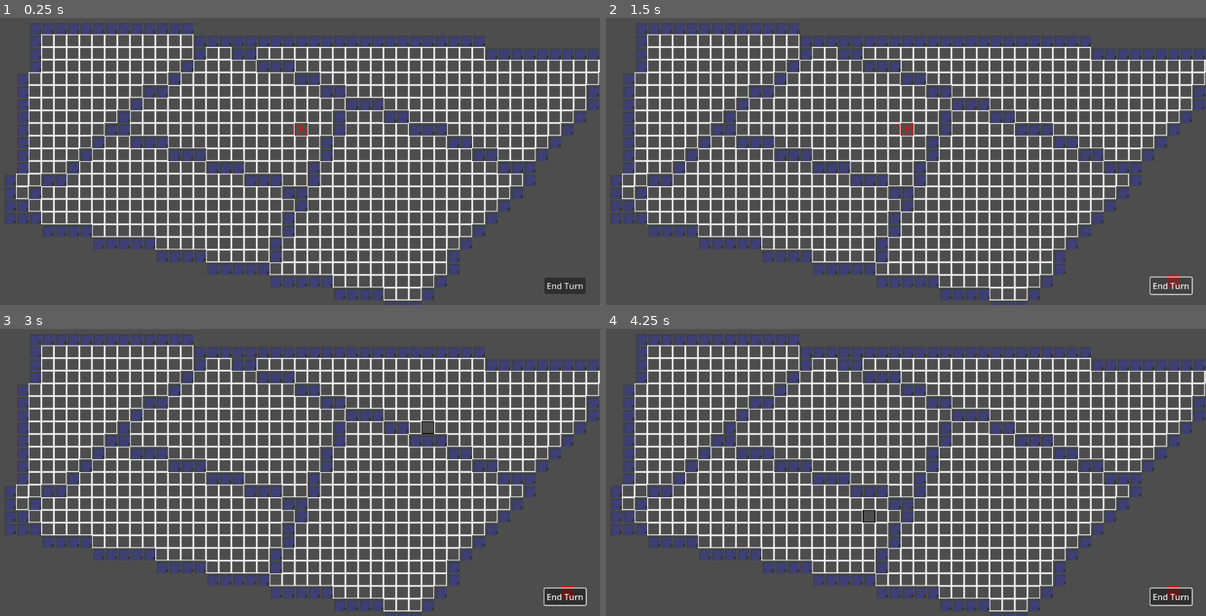
Above: before the commit, frames 1-4 (two rows, left to right).
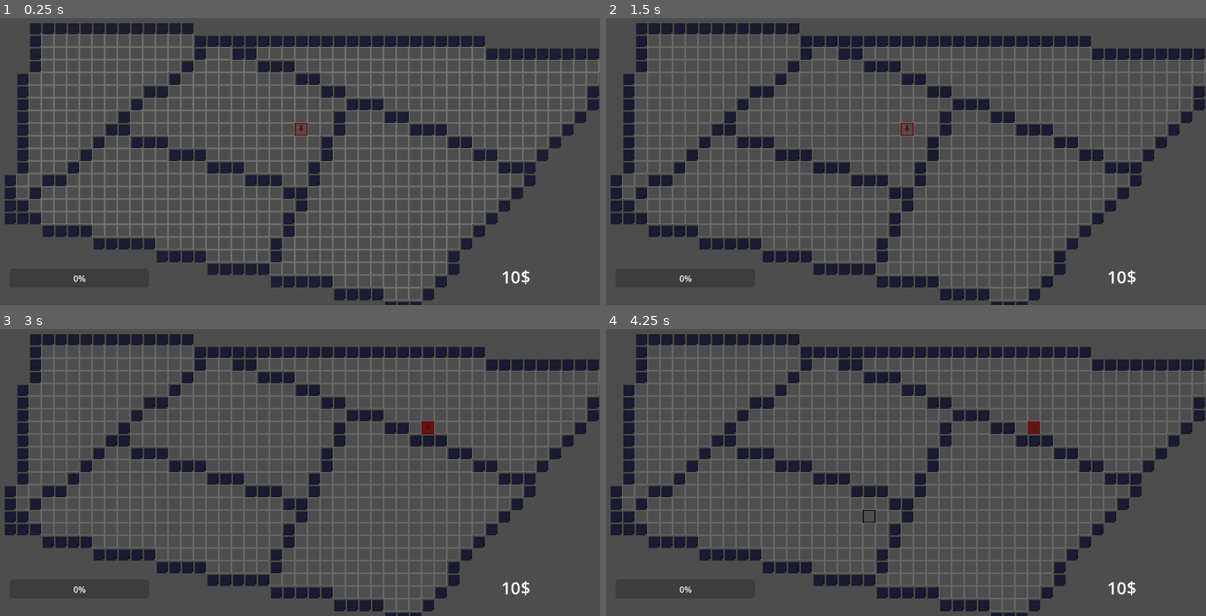
Above: after the commit, the same moments.

Repository: HitBox38/Blood-and-Dominion
Game: Godot game, scene res://Scenes/main_scene.tscn
The game is run twice, just before and just after one commit, with the same random seed, the same clock (stepped at 60 frames per second) and the same inputs. The engine's default icon, where the game draws it, is replaced by a stand-in: a white triangle on a blue panel in a dark square.
Inputs (mouse positions are in pixels of both pictures, inside the frame that each line leads up to):
- Up to frame 1 (0.25 s): no input
- Up to frame 2 (1.5 s): click (1170, 284) at 0.5 s, where only the run before the commit has a clickable "End Turn"; click (1170, 284) at 1.25 s, where only the run before the commit has a clickable "End Turn"
- Up to frame 3 (3 s): click (564, 595) at 2 s, where only the run before the commit has a clickable "End Turn"; tap Enter at 2.75 s; move the mouse to (432, 426) at 2.77 s; click (432, 426) at 2.92 s
- Up to frame 4 (4.25 s): tap Space at 3.5 s; drag from (780, 461) to (870, 512) at 3.52 s

The runs differ from the first frame. In frame 1, 31% of the frame differs, in the area x 0-100%, y 1-100%; in frame 2, 31%; in frame 3, 31%; in frame 4, 31%.

Commit message:
Resources First Commit
added suspicion, money.
blood needs rework

Diff:
--- /dev/null
+++ b/Nodes/blood_indicator.tscn
@@ -0,0 +1,11 @@
+[gd_scene load_steps=2 format=3 uid="uid://b0bcpfdmif4bq"]
+
+[ext_resource type="Script" path="res://Scripts/blood_indicator.gd" id="1_www1s"]
+
+[node name="Label" type="Label"]
+offset_left = 1002.0
+offset_top = 11.0
+offset_right = 1128.0
+offset_bottom = 34.0
+text = "6.1 lt."
+script = ExtResource("1_www1s")
--- a/Nodes/camera_2d.tscn
+++ b/Nodes/camera_2d.tscn
@@ -1,6 +1,6 @@
 [gd_scene load_steps=2 format=3 uid="uid://xh4mko155k85"]
 
-[ext_resource type="Script" path="res://Scripts/Camera2DMovement.gd" id="1_c4ybf"]
+[ext_resource type="Script" path="res://Scripts/camera_2d_movement.gd" id="1_c4ybf"]
 
 [node name="Camera2D" type="Camera2D"]
 position = Vector2(576, 324)
--- a/Nodes/canvas_night_node.tscn
+++ b/Nodes/canvas_night_node.tscn
@@ -1,6 +1,6 @@
 [gd_scene load_steps=2 format=3 uid="uid://bmymf2wru6hfv"]
 
-[ext_resource type="Script" path="res://Nodes/NightCycle.gd" id="1_ynbng"]
+[ext_resource type="Script" path="res://Scripts/night_cycle.gd" id="1_e3ura"]
 
 [node name="CanvasModulate" type="CanvasModulate"]
-script = ExtResource("1_ynbng")
+script = ExtResource("1_e3ura")
--- a/Nodes/city_map_node.tscn
+++ b/Nodes/city_map_node.tscn
@@ -1,10 +1,10 @@
 [gd_scene load_steps=11 format=3 uid="uid://bms2rbjike78j"]
 
 [ext_resource type="Texture2D" uid="uid://k5mtggpvtpyf" path="res://icon.svg" id="1_efylv"]
-[ext_resource type="Texture2D" uid="uid://b7rt5o338264o" path="res://Assets/Art/Borders.png" id="2_smr0p"]
-[ext_resource type="Texture2D" uid="uid://be34oyj8j51cn" path="res://Assets/Art/ControlMask.png" id="3_uyhbx"]
+[ext_resource type="Texture2D" uid="uid://b7rt5o338264o" path="res://Assets/Art/borders.png" id="2_ulji7"]
+[ext_resource type="Texture2D" uid="uid://be34oyj8j51cn" path="res://Assets/Art/control_mask.png" id="3_3en0w"]
 [ext_resource type="Texture2D" uid="uid://drabjr5pypcsc" path="res://Assets/Art/walls_tilesheet.png" id="4_j2pgv"]
-[ext_resource type="Script" path="res://Scripts/CityMap.gd" id="4_nhv28"]
+[ext_resource type="Script" path="res://Scripts/city_map.gd" id="5_q47h1"]
 
 [sub_resource type="TileSetAtlasSource" id="TileSetAtlasSource_bsqxv"]
 texture = ExtResource("1_efylv")
@@ -74,13 +74,13 @@
 7:7/0 = 0
 
 [sub_resource type="TileSetAtlasSource" id="TileSetAtlasSource_ht610"]
-texture = ExtResource("2_smr0p")
+texture = ExtResource("2_ulji7")
 0:0/0 = 0
 1:0/0 = 0
 2:0/0 = 0
 
 [sub_resource type="TileSetAtlasSource" id="TileSetAtlasSource_dolxr"]
-texture = ExtResource("3_uyhbx")
+texture = ExtResource("3_3en0w")
 0:0/0 = 0
 1:0/0 = 0
 2:0/0 = 0
@@ -132,5 +132,5 @@
 layer_1/tile_data = PackedInt32Array(-786463, 1, 0, -720927, 1, 0, -655391, 1, 0, -589855, 1, 0, -589856, 1, 0, -524320 …(8770 unchanged characters)…
 layer_2/name = "Control"
 layer_2/tile_data = PackedInt32Array(-262150, 196610, 0, -327686, 196610, 0, -393222, 196610, 0, -458758, 196610, 0, -5 …(31301 unchanged characters)…
-script = ExtResource("4_nhv28")
+script = ExtResource("5_q47h1")
 infection_max_time = 2.0
--- /dev/null
+++ b/Nodes/end_turn_btn.tscn
@@ -0,0 +1,9 @@
+[gd_scene format=3 uid="uid://ba1tplpfjqyl8"]
+
+[node name="Button" type="Button"]
+offset_left = 1072.0
+offset_top = 598.0
+offset_right = 1150.0
+offset_bottom = 629.0
+action_mode = 0
+text = "End Turn"
--- /dev/null
+++ b/Nodes/money_indicator.tscn
@@ -0,0 +1,12 @@
+[gd_scene load_steps=2 format=3 uid="uid://gt6wgoaneag7"]
+
+[ext_resource type="Script" path="res://Scripts/money_indicator.gd" id="1_rr1wl"]
+
+[node name="Label" type="Label"]
+anchors_preset = -1
+offset_left = 965.0
+offset_top = 572.0
+offset_right = 1139.0
+offset_bottom = 617.0
+theme_override_font_sizes/font_size = 32
+script = ExtResource("1_rr1wl")
--- /dev/null
+++ b/Nodes/suspition_bar.tscn
@@ -0,0 +1,10 @@
+[gd_scene load_steps=2 format=3 uid="uid://btbimtupjvmuh"]
+
+[ext_resource type="Script" path="res://Scripts/suspicion_bar.gd" id="1_l630w"]
+
+[node name="SuspitionBar" type="ProgressBar"]
+offset_left = 16.0
+offset_top = 588.0
+offset_right = 280.0
+offset_bottom = 624.0
+script = ExtResource("1_l630w")
--- a/Scenes/main_scene.tscn
+++ b/Scenes/main_scene.tscn
@@ -1,26 +1,46 @@
-[gd_scene load_steps=4 format=3 uid="uid://cmsym24flsyge"]
+[gd_scene load_steps=8 format=3 uid="uid://cmsym24flsyge"]
 
 [ext_resource type="PackedScene" uid="uid://bms2rbjike78j" path="res://Nodes/city_map_node.tscn" id="1_1n2f3"]
 [ext_resource type="PackedScene" uid="uid://xh4mko155k85" path="res://Nodes/camera_2d.tscn" id="2_xkvao"]
 [ext_resource type="PackedScene" uid="uid://bmymf2wru6hfv" path="res://Nodes/canvas_night_node.tscn" id="3_8u3od"]
+[ext_resource type="PackedScene" uid="uid://ba1tplpfjqyl8" path="res://Nodes/end_turn_btn.tscn" id="4_0hyxq"]
+[ext_resource type="Script" path="res://Scripts/ui_control.gd" id="4_mv4kg"]
+[ext_resource type="PackedScene" uid="uid://btbimtupjvmuh" path="res://Nodes/suspition_bar.tscn" id="6_u86mm"]
+[ext_resource type="PackedScene" uid="uid://gt6wgoaneag7" path="res://Nodes/money_indicator.tscn" id="7_l4or3"]
 
 [node name="Node2D" type="Node2D"]
 
-[node name="TileMap" parent="." instance=ExtResource("1_1n2f3")]
+[node name="WorldMap" parent="." instance=ExtResource("1_1n2f3")]
+infection_suspicion_chance = 0.2
+infection_suspicion_amount = 0.1
 
 [node name="Camera2D" parent="." instance=ExtResource("2_xkvao")]
 position = Vector2(592, 317)
 
-[node name="CanvasModulate" parent="." instance=ExtResource("3_8u3od")]
+[node name="TimeCycle" parent="." instance=ExtResource("3_8u3od")]
+color = Color(0.458824, 0.466667, 0.447059, 1)
 day_time = 10.0
 night_time = 15.0
 
-[node name="Button" type="Button" parent="."]
-offset_left = 1063.0
-offset_top = 589.0
-offset_right = 1141.0
-offset_bottom = 620.0
-action_mode = 0
-text = "End Turn"
+[node name="CanvasLayer" type="CanvasLayer" parent="."]
+script = ExtResource("4_mv4kg")
 
-[connection signal="pressed" from="Button" to="CanvasModulate" method="_on_button_pressed"]
+[node name="EndTurnBtn" parent="CanvasLayer" instance=ExtResource("4_0hyxq")]
+visible = false
+offset_left = 28.0
+offset_top = 11.0
+offset_right = 106.0
+offset_bottom = 42.0
+action_mode = 1
+
+[node name="SuspitionBar" parent="CanvasLayer" instance=ExtResource("6_u86mm")]
+offset_left = 34.0
+offset_top = 579.0
+offset_right = 298.0
+offset_bottom = 615.0
+
+[node name="Label" parent="CanvasLayer" instance=ExtResource("7_l4or3")]
+anchors_preset = 0
+
+[connection signal="cell_suspicious" from="WorldMap" to="CanvasLayer/SuspitionBar" method="_on_map_cell_suspicious"]
+[connection signal="pressed" from="CanvasLayer/EndTurnBtn" to="TimeCycle" method="_on_button_pressed"]
--- /dev/null
+++ b/Scripts/blood_indicator.gd
@@ -0,0 +1,18 @@
+extends Label
+
+@export var start_blood = 5.7
+
+var current_blood = 1.0
+
+var blood_to_lose = 0.7
+
+var blood_to_add = 0.5
+
+# Called when the node enters the scene tree for the first time.
+func _ready():
+	pass # Replace with function body.
+
+
+# Called every frame. 'delta' is the elapsed time since the previous frame.
+func _process(delta):
+	pass
--- a/Scripts/Camera2DMovement.gd
+++ b/Scripts/camera_2d_movement.gd
@@ -8,15 +8,16 @@
 
 func _input(event):
 	if event is InputEventMouseButton:
-		if event.button_index == MOUSE_BUTTON_RIGHT:
-			dragging = event.pressed
-			last_mouse_pos = get_local_mouse_position()
-		elif event.button_index == MOUSE_BUTTON_WHEEL_DOWN:
-			zoom -= Vector2(zoom_speed, zoom_speed)
-			zoom = Vector2(max(zoom.x, 0.5), max(zoom.y, 0.5))
-		elif event.button_index == MOUSE_BUTTON_WHEEL_UP:
-			zoom += Vector2(zoom_speed, zoom_speed)
-			zoom = Vector2(min(zoom.x, 3), min(zoom.y, 3))
+		match event.button_index:
+			MOUSE_BUTTON_RIGHT:
+				dragging = event.pressed
+				last_mouse_pos = get_local_mouse_position()
+			MOUSE_BUTTON_WHEEL_DOWN:
+				zoom -= Vector2(zoom_speed, zoom_speed)
+				zoom = Vector2(max(zoom.x, 0.5), max(zoom.y, 0.5))
+			MOUSE_BUTTON_WHEEL_UP:
+				zoom += Vector2(zoom_speed, zoom_speed)
+				zoom = Vector2(min(zoom.x, 3), min(zoom.y, 3))
 	elif event is InputEventMouseMotion:
 		if dragging:
 			var current_mouse_pos = get_local_mouse_position()
--- a/Scripts/CityMap.gd
+++ b/Scripts/city_map.gd
@@ -1,23 +1,23 @@
 extends TileMap
 
-var prevTileChanged = Vector2i.MAX
-
-var need_cell_selection = true
-var infected_cell_tiles = {}
-
-var infection_time = 0
 @export var infection_max_time = 10.0
 @export var infection_spread_min = 0.02
 @export var infection_spread_max = 0.15
 
-# Called when the node enters the scene tree for the first time.
-func _ready():
-	randomize()
-	pass
+@export var infection_suspicion_chance = 0.35
+@export var infection_suspicion_amount = 1.0
+
+signal cell_suspicious(amount:float)
+
+var prevTileChanged = Vector2i.MAX
+var need_cell_selection = true
+var infected_cell_tiles = {}
+var infection_time = 0
 
 # Called every frame. 'delta' is the elapsed time since the previous frame.
 func _process(delta):
-	spread_infection(delta)
+	if TimeCycle.is_day:
+		spread_infection(delta)
 	# changing selection cursor
 	if need_cell_selection:
 		change_selected(Vector2i(2, 0))
@@ -35,7 +35,6 @@
 func spread_infection(delta):
 	infection_time += delta
 
-
 	if infection_time > infection_max_time:
 		infection_time = 0
 		for i in range(infected_cell_tiles.size()):
@@ -49,6 +48,9 @@
 					var cell = surr_cells[l]
 					if get_cell_source_id(1, cell) == -1:
 						continue
+					randomize()
+					if randi_range(0, 100) / 100 <= infection_suspicion_chance: # if we didnt reach out of the chances
+						emit_signal("cell_suspicious", infection_suspicion_amount)
 					var infection_spreading = randf_range(infection_spread_min, infection_spread_max)
 					if !infected_cell_tiles.has(cell):
 						infected_cell_tiles[cell] = infection_spreading
@@ -70,6 +72,8 @@
 		if event is InputEventMouseButton:
 			if event.button_index == MOUSE_BUTTON_LEFT:
 				var tile = local_to_map(get_local_mouse_position())
+				if get_cell_atlas_coords(1, tile) != Vector2i(2, 0):
+					return
 				set_cell(2, tile, 2, Vector2i.ZERO)
 				if(infected_cell_tiles.is_empty()):
 					infected_cell_tiles = { tile : 1 }
--- /dev/null
+++ b/Scripts/money_indicator.gd
@@ -0,0 +1,35 @@
+extends Label
+
+@export var start_money = 10
+@export var seconds_to_money = 1.5
+
+var current_money:int = 0
+var money_to_add = 1
+var time = 0
+
+# Called when the node enters the scene tree for the first time.
+func _ready():
+	current_money = start_money
+
+# Called every frame. 'delta' is the elapsed time since the previous frame.
+func _process(delta):
+	text = str(current_money) + "$"
+	if TimeCycle.is_day:
+		add_money_timed(delta)
+
+func add_money_timed(delta):
+	time += delta
+
+	if time >= seconds_to_money: # then add money
+		current_money += money_to_add
+		time = 0
+
+func add_money(amount:int):
+	current_money += amount
+	if current_money >= 9223372036854775807:
+		current_money = 10
+
+func subtract_money(amount:int):
+	current_money -= amount
+	if current_money <= 0:
+		current_money = 0
--- a/Nodes/NightCycle.gd
+++ b/Scripts/night_cycle.gd
@@ -1,12 +1,15 @@
 extends CanvasModulate
+
+class_name TimeCycle
 
 @export var day_time = 30.0
 @export var night_time = 45.0
 
 var time:float = 0.0
-var is_day:bool = true
+static var is_day:bool = false
+static var can_end_night:bool = false
 
-var next_color = Color.WHITE
+var next_color = Color.DIM_GRAY
 
 # Called every frame. 'delta' is the elapsed time since the previous frame.
 func _process(delta):
@@ -14,13 +17,18 @@
 	color = lerp(color, next_color, delta)
 	if is_day:
 		if time >= day_time:
+			# day time over move to night
 			is_day = false
 			next_color = Color.DIM_GRAY
 			time = 0
+	else:
+		if time >= night_time:
+			can_end_night = true
 
 func move_to_day():
-	if !is_day and time >= night_time:
+	if can_end_night:
 		is_day = true
+		can_end_night = false
 		next_color = Color.WHITE
 		time = 0
 
--- /dev/null
+++ b/Scripts/suspicion_bar.gd
@@ -0,0 +1,23 @@
+extends ProgressBar
+
+@export var defeat_suspicion = 100.0
+
+var current_suspicion = 0.0
+
+func _process(delta):
+	if value < current_suspicion:
+		value = lerpf(value, current_suspicion, delta)
+
+func add_suspicion(amount:float):
+	current_suspicion += amount
+	if current_suspicion >= defeat_suspicion:
+		# send to defeat
+		pass
+
+func reduce_suspicion(amount:float):
+	current_suspicion -= amount
+	if current_suspicion <= 0:
+		current_suspicion = 0
+
+func _on_map_cell_suspicious(amount):
+	add_suspicion(amount)
--- /dev/null
+++ b/Scripts/ui_control.gd
@@ -0,0 +1,13 @@
+extends CanvasLayer
+
+@onready var end_turn_btn = $EndTurnBtn
+# Called when the node enters the scene tree for the first time.
+func _ready():
+	pass # Replace with function body.
+
+# Called every frame. 'delta' is the elapsed time since the previous frame.
+func _process(delta):
+	if TimeCycle.is_day:
+		end_turn_btn.visible = false
+	elif TimeCycle.can_end_night:
+		end_turn_btn.visible = true
Not shown, changed: Assets/Art/Borders.png.import
Renamed: Assets/Art/ControlMask.png -> Assets/Art/control_mask.png
Not shown, changed: Assets/Art/control_mask.png.import
